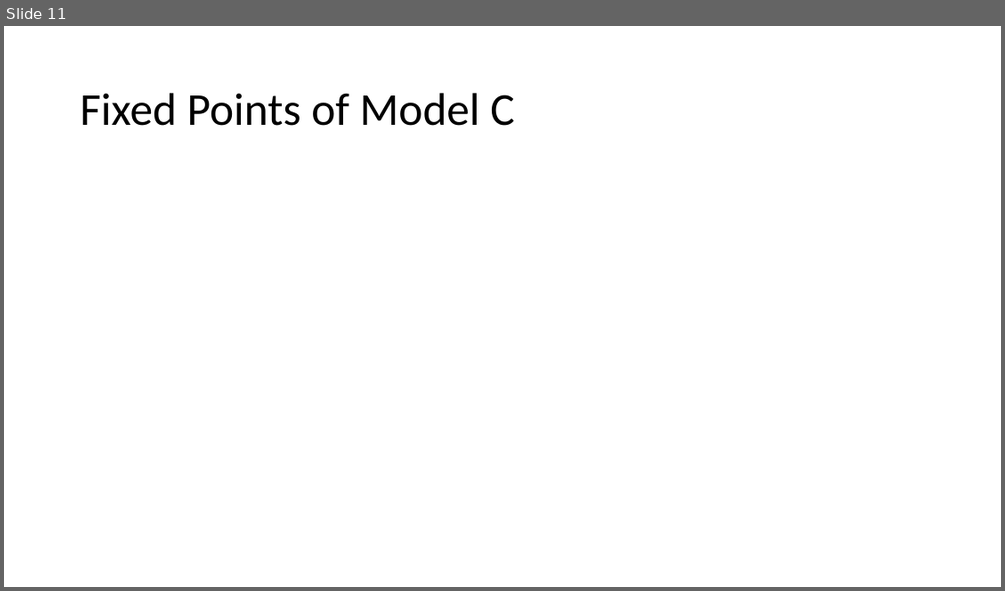
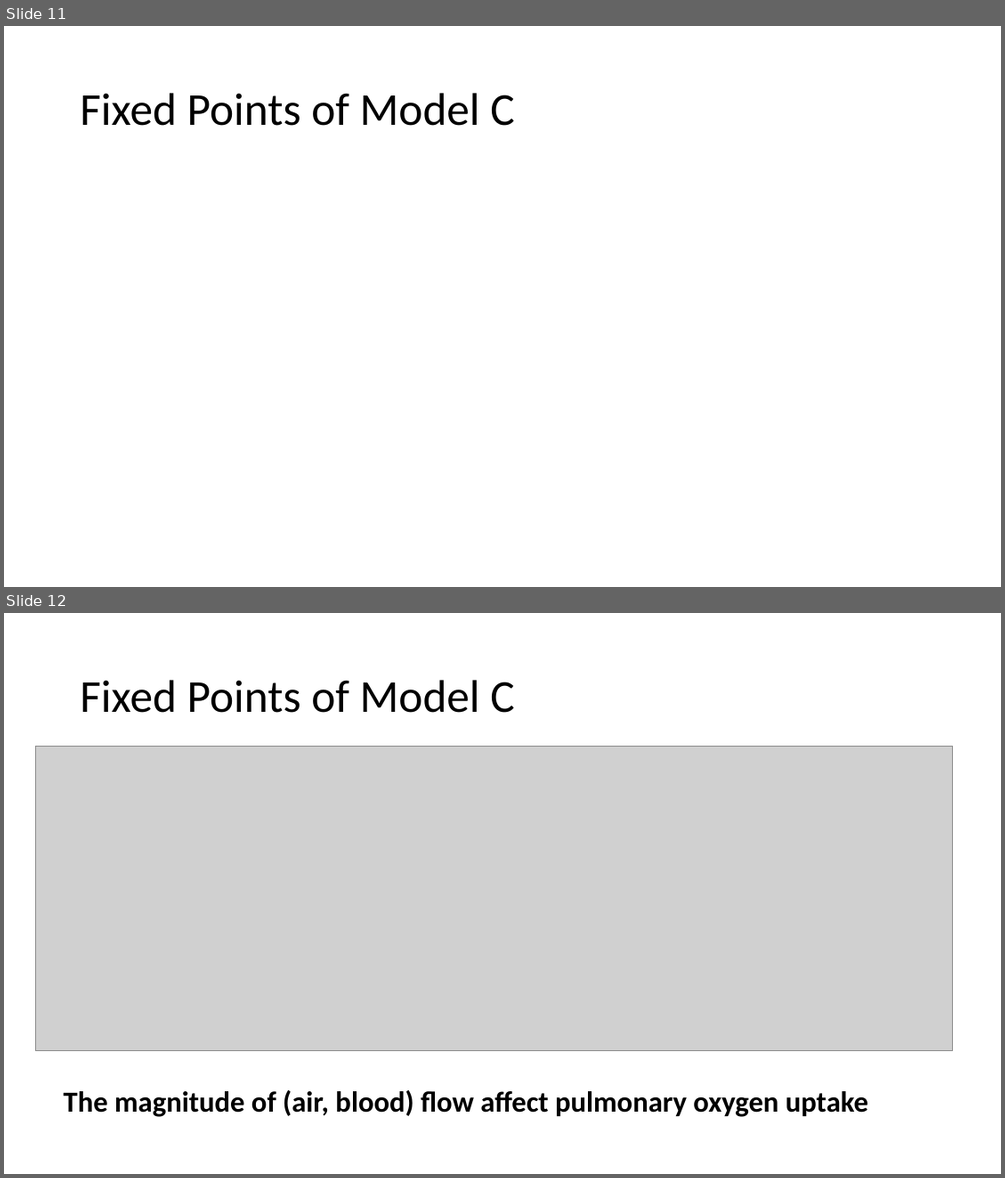
Before and after one commit to beards-lab/simple-VQ-matching-O2-transport, a slide deck: simpleVQ.pptx. Shown one above the other, each under a label of ours: slide 11 before the commit, slides 11 and 12 after it. The pictures are 1005x591 and 1005x1178 pixels, drawn with LibreOffice and Linux fonts; fonts in the diff are those of the drawing; grey boxes stand for pictures. Boxes give left, top, right and bottom in pixels: in the first picture for what was removed or moved away, otherwise in the second. Text is boxed around its words. In the diff, an @@ line names an element or a change of style, - is before the commit and + after.

Commit message:
Model C and D
sorted out the math for Model's C and D. Scipts now exist to solve the fixed points of these models and generate some nice figures + .gifs to show the dependence on apparent diffusion (D)

```diff
--- a/simpleVQ.pptx
+++ b/simpleVQ.pptx
@@ slide 12 added at <box>4,613,1001,1174</box>, background #FFFFFF @@
@@ title added at <box>80,680,514,713</box>, 44 pt, text #000000 @@
+Fixed Points of Model C
@@ picture added at <box>35,747,953,1051</box> @@
@@ text added at <box>64,1090,868,1117</box>, 28 pt, text #000000, bold @@
+The magnitude of (air, blood) flow affect pulmonary oxygen uptake
```
Also in this commit, not shown: 5 other slides added, 14 other files.
